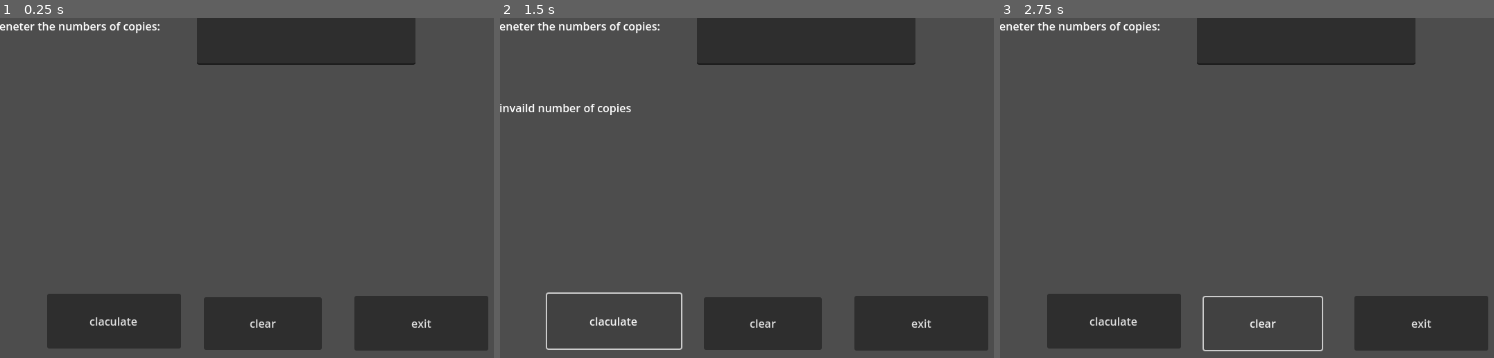
Above: before the commit, frames 1-3 (left to right).
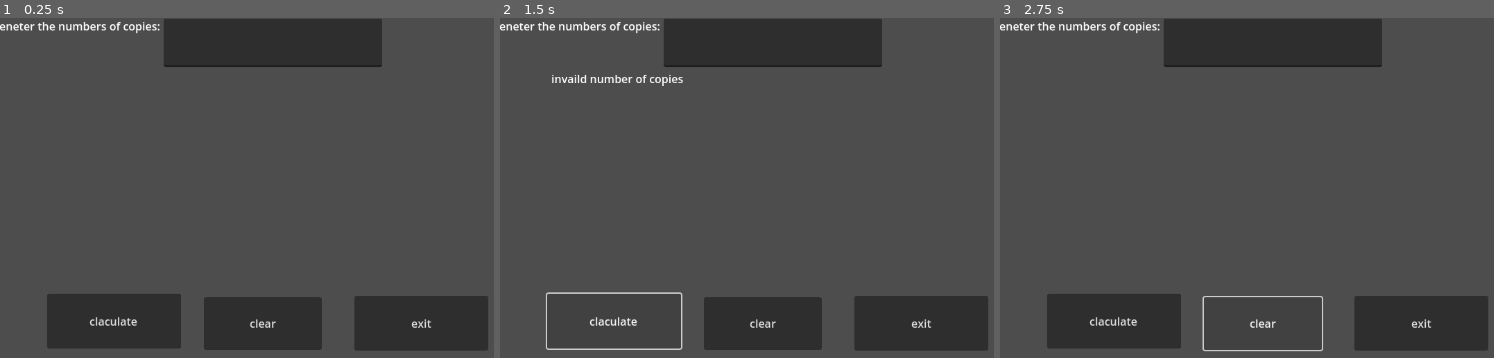
Above: after the commit, the same moments.

Repository: Loganadams56/game-design-1
Game: Godot game, scene res://lp_4_1.tscn
The game is run twice, just before and just after one commit, with the same random seed, the same clock (stepped at 60 frames per second) and the same inputs. The project has no main scene, so this scene is started directly.
Inputs:
- Up to frame 1 (0.25 s): no input
- Up to frame 2 (1.5 s): click "clear" at 0.5 s; click "claculate" at 1.25 s
- Up to frame 3 (2.75 s): click "clear" at 2 s

The runs differ from the first frame. In frame 1, 2.1% of the frame differs, in the area x 33-85%, y 0-15%; in frame 2, 2.7%, in the area x 0-85%, y 0-29%; in frame 3, 2.1%.

Commit message:
eggs
eggs

Diff:
--- a/lp4-3.gd
+++ b/lp4-3.gd
@@ -12,13 +12,16 @@
 
 
 func _on_btncalc_pressed():
-	pass # Replace with function body.
+	var eggs = int($txtcopies.text)
+	var dozen= floor(eggs/12)
+	var reminder = eggs % 12
+
 
 
 func _on_btnclear_pressed():
-	$Label.text = ""
-	$Label2.text = ""
-	$Label3.text = ""
+	$txtcopies.text = ""
+	$Lblout.text = ""
+
 
 func _on_btnexit_pressed():
 	get_tree().quit()
--- a/lp_4_1.tscn
+++ b/lp_4_1.tscn
@@ -21,16 +21,17 @@
 
 [node name="Lblout" type="Label" parent="."]
 layout_mode = 0
-offset_top = 118.0
-offset_right = 819.0
-offset_bottom = 340.0
+offset_left = 75.0
+offset_top = 76.0
+offset_right = 662.0
+offset_bottom = 387.0
 
 [node name="txtcopies" type="LineEdit" parent="."]
 layout_mode = 0
-offset_left = 285.0
-offset_top = -2.0
-offset_right = 600.0
-offset_bottom = 68.0
+offset_left = 237.0
+offset_top = 1.0
+offset_right = 552.0
+offset_bottom = 71.0
 
 [node name="btnclear" type="Button" parent="."]
 layout_mode = 0
